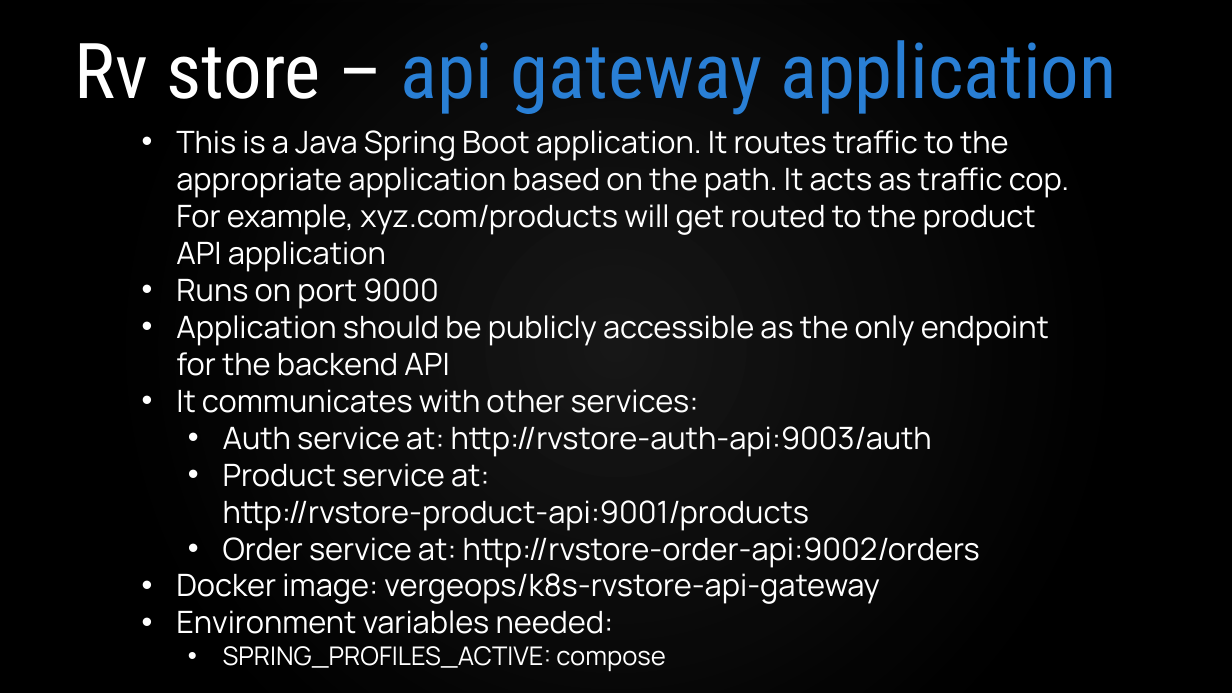
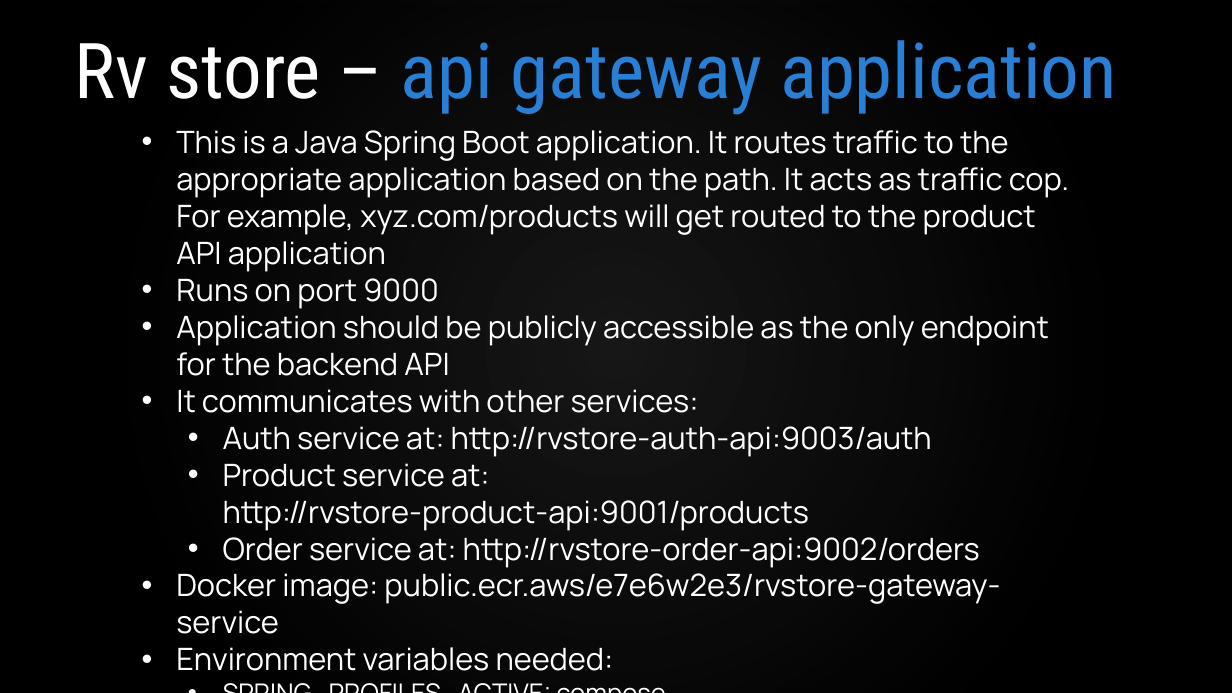
Before and after one commit to VergeOps/k8s-rvstore, a slide deck: slide 14 of rvstore_hackathon/K8s-RV Store Hackathon.pptx. Drawn at 1232x693 pixels with LibreOffice and Linux fonts; fonts in the diff are those of the drawing; background and template pictures are left out. Boxes give left, top, right and bottom in pixels: in the first picture for what was removed or moved away, otherwise in the second. Text is boxed around its words. In the diff, an @@ line names an element or a change of style, - is before the commit and + after.

Commit message:
Updated images to use AWS ECR Public

```diff
--- a/rvstore_hackathon/K8s-RV Store Hackathon.pptx
+++ b/rvstore_hackathon/K8s-RV Store Hackathon.pptx
@@ text at bbox=[176, 573, 1000, 634]: text changed @@
-• Docker image: vergeops/k8s-rvstore-api-gateway
+• Docker image: public.ecr.aws/e7e6w2e3/rvstore-gateway-service
```
Also in this commit, not shown: 6 other slides changed, 5 other files.
